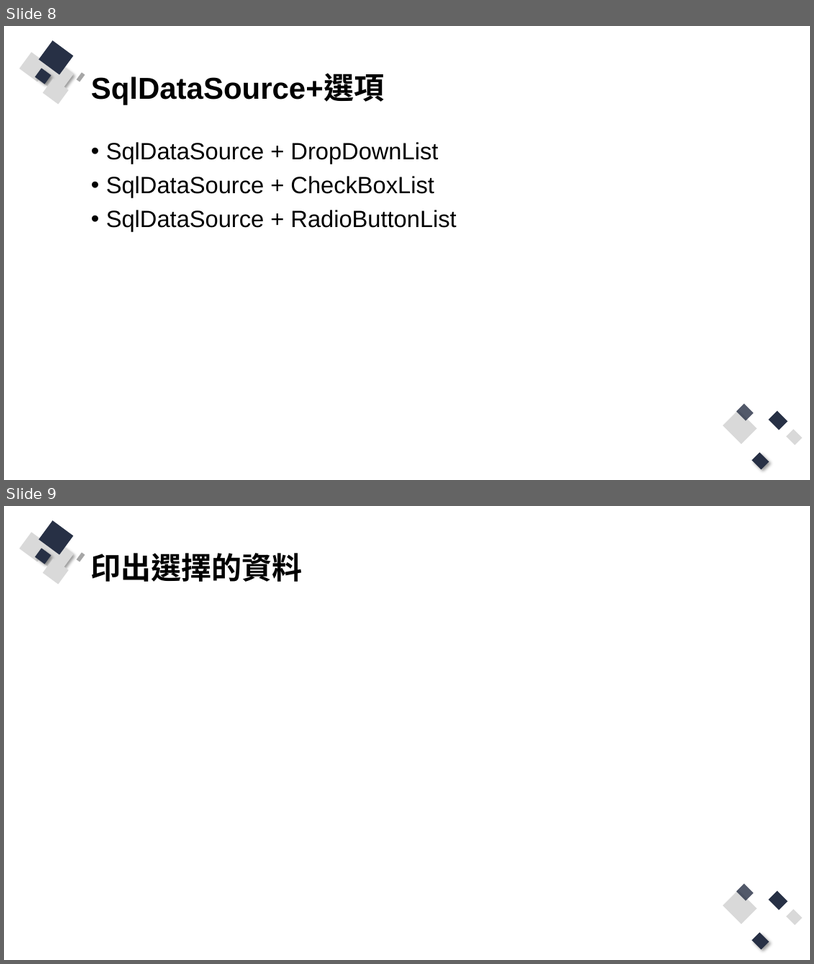
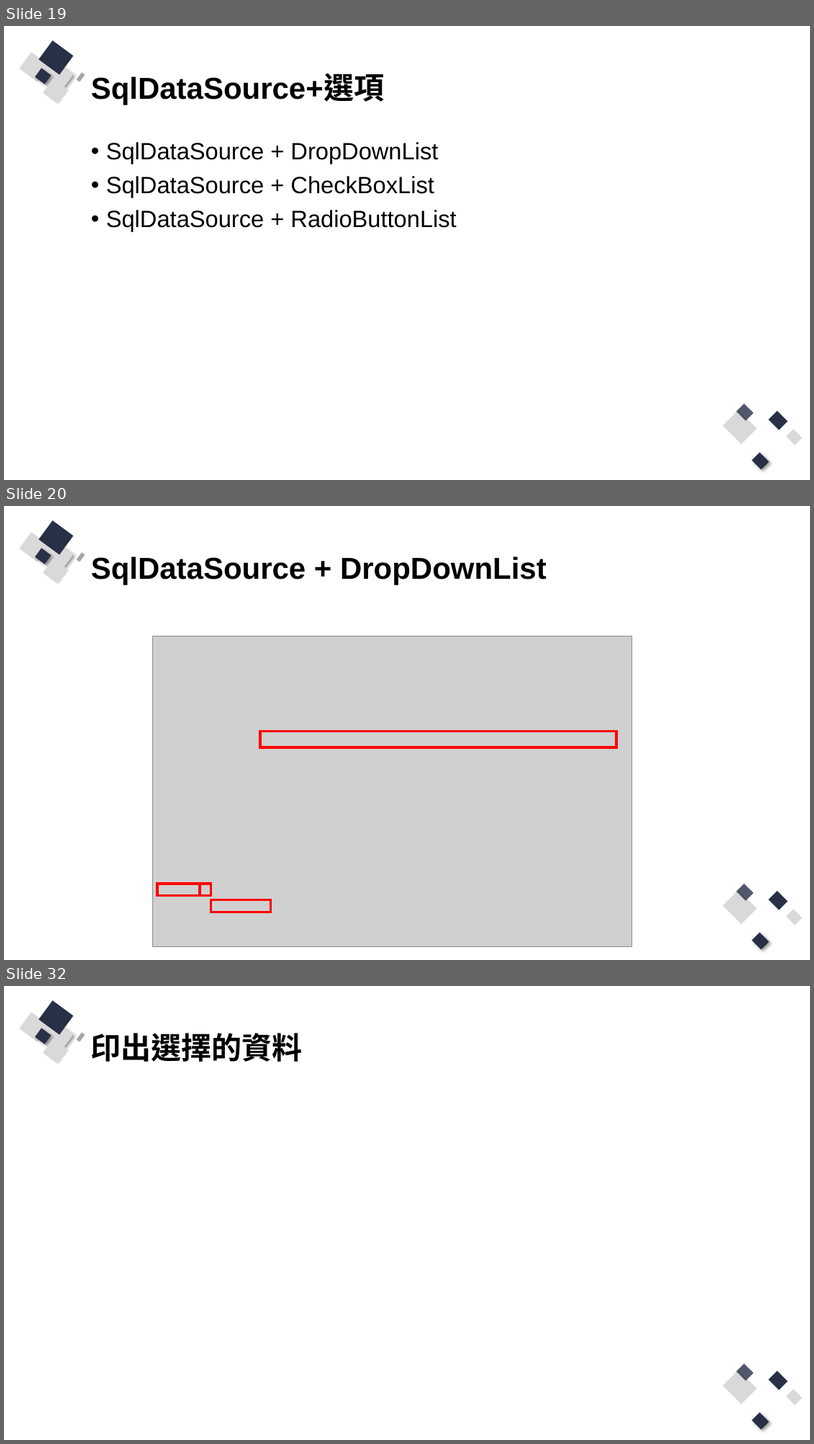
Before and after one commit to Q81JIAXIONG/-, a slide deck: 投影片/3..pptx. Shown one above the other, each under a label of ours: slides 8 and 9 before the commit, slides 19, 20 and 32 after it; the slides between them are not shown. The pictures are 814x964 and 814x1444 pixels, drawn with LibreOffice and Linux fonts; fonts in the diff are those of the drawing; grey boxes stand for pictures. Boxes give left, top, right and bottom in pixels: in the first picture for what was removed or moved away, otherwise in the second. Text is boxed around its words. In the diff, an @@ line names an element or a change of style, - is before the commit and + after.

```diff
--- a/投影片/3..pptx
+++ b/投影片/3..pptx
@@ slide 20 added at (4,506,810,960), background #FFFFFF; not listed: 13 template elements that a slide beside it also shows @@
@@ title added at (91,556,547,585), 36 pt, text #000000, bold @@
+SqlDataSource + DropDownList
@@ picture added at (152,636,632,947) @@
@@ rectangle added at (260,731,617,747), outline #FF0000 3 pt @@
@@ rectangle added at (157,883,200,896), outline #FF0000 3 pt @@
@@ rectangle added at (200,883,211,896), outline #FF0000 3 pt @@
@@ rectangle added at (211,900,271,912), outline #FF0000 3 pt @@
@@ what was slide 8 is now slide 19 @@
@@ what was slide 9 is now slide 32 @@
```
Also in this commit, not shown: 4 slides changed, 24 other slides added, 2 slides removed, 12 other files.
